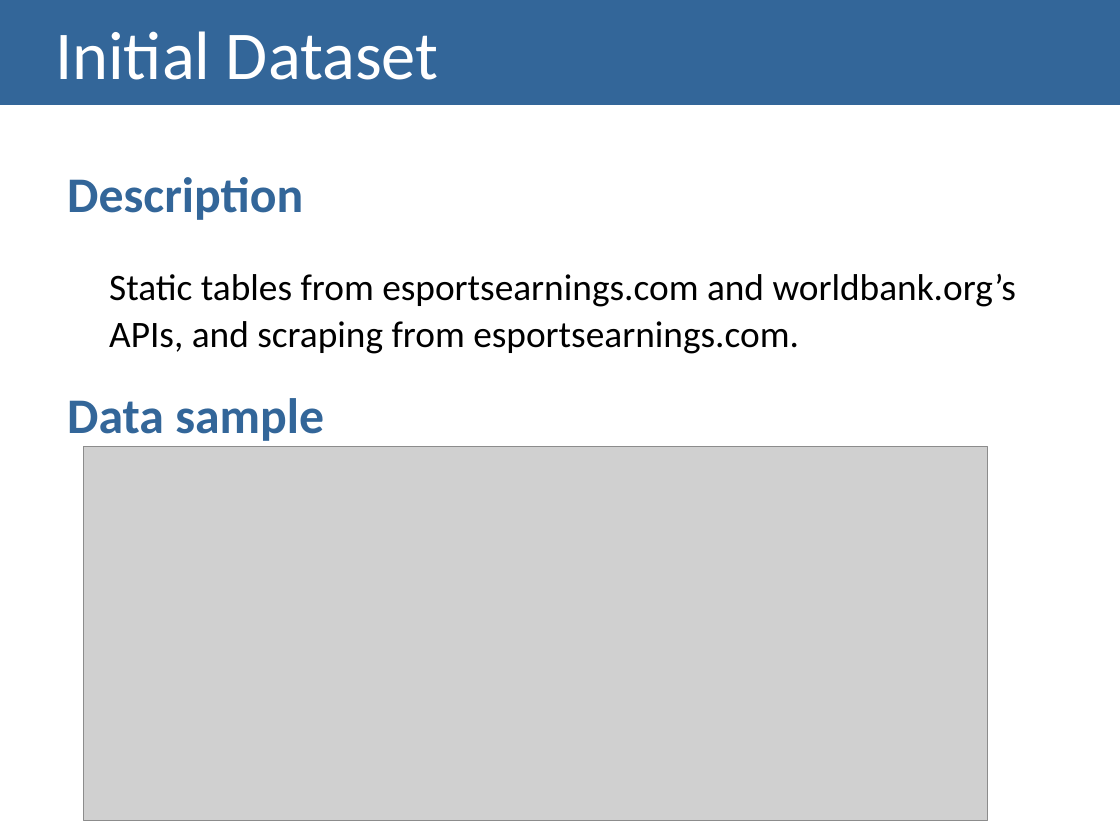
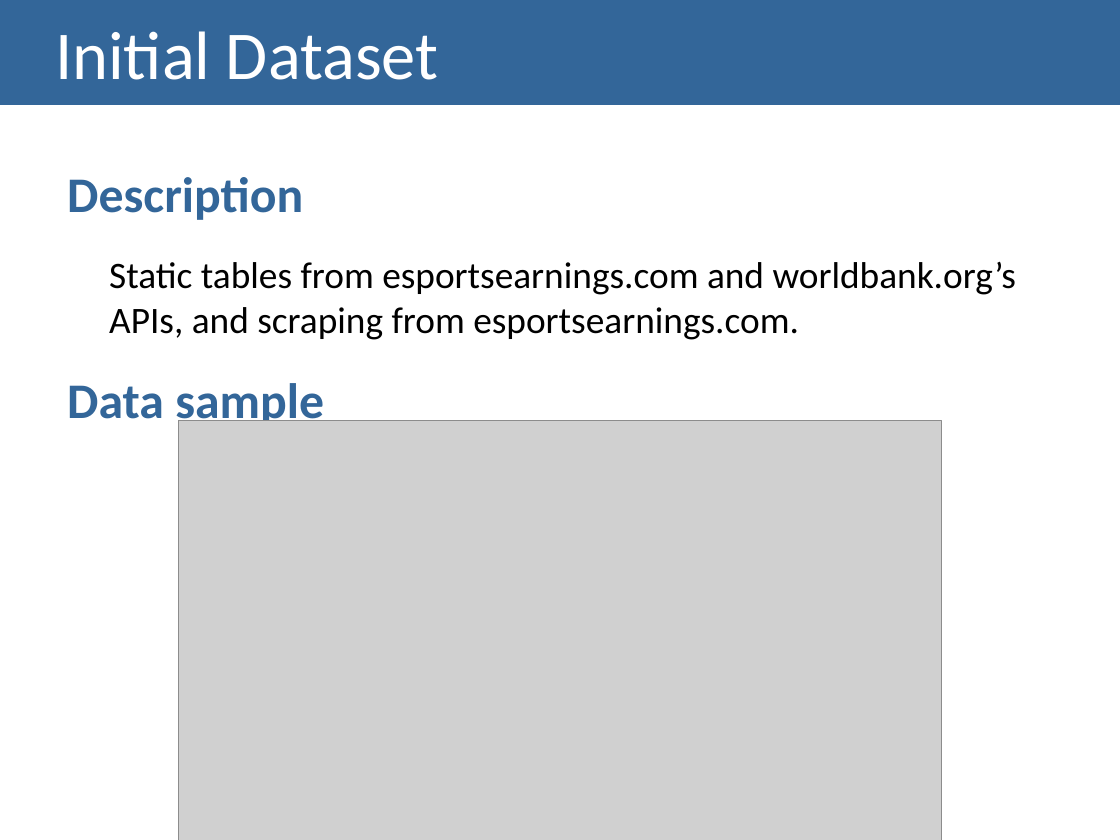
Before and after one commit to lucasrafael98/IV1819-esports, a slide deck: slide 3 of docs/Checkpoint II - Presentation.pptx. Drawn at 1120x840 pixels with LibreOffice and Linux fonts; fonts in the diff are those of the drawing; grey boxes stand for pictures. Boxes give left, top, right and bottom in pixels: in the first picture for what was removed or moved away, otherwise in the second. Text is boxed around its words. In the diff, an @@ line names an element or a change of style, - is before the commit and + after.

```diff
--- a/docs/Checkpoint II - Presentation.pptx
+++ b/docs/Checkpoint II - Presentation.pptx
@@ text "Description" rewrapped from (x1=67, y1=177, x2=1017, y2=441) to (x1=67, y1=177, x2=1017, y2=430) @@
@@ picture resized from (x1=84, y1=447, x2=988, y2=821) to (x1=178, y1=421, x2=941, y2=840) @@
```
Also in this commit, not shown: 7 other slides changed.
